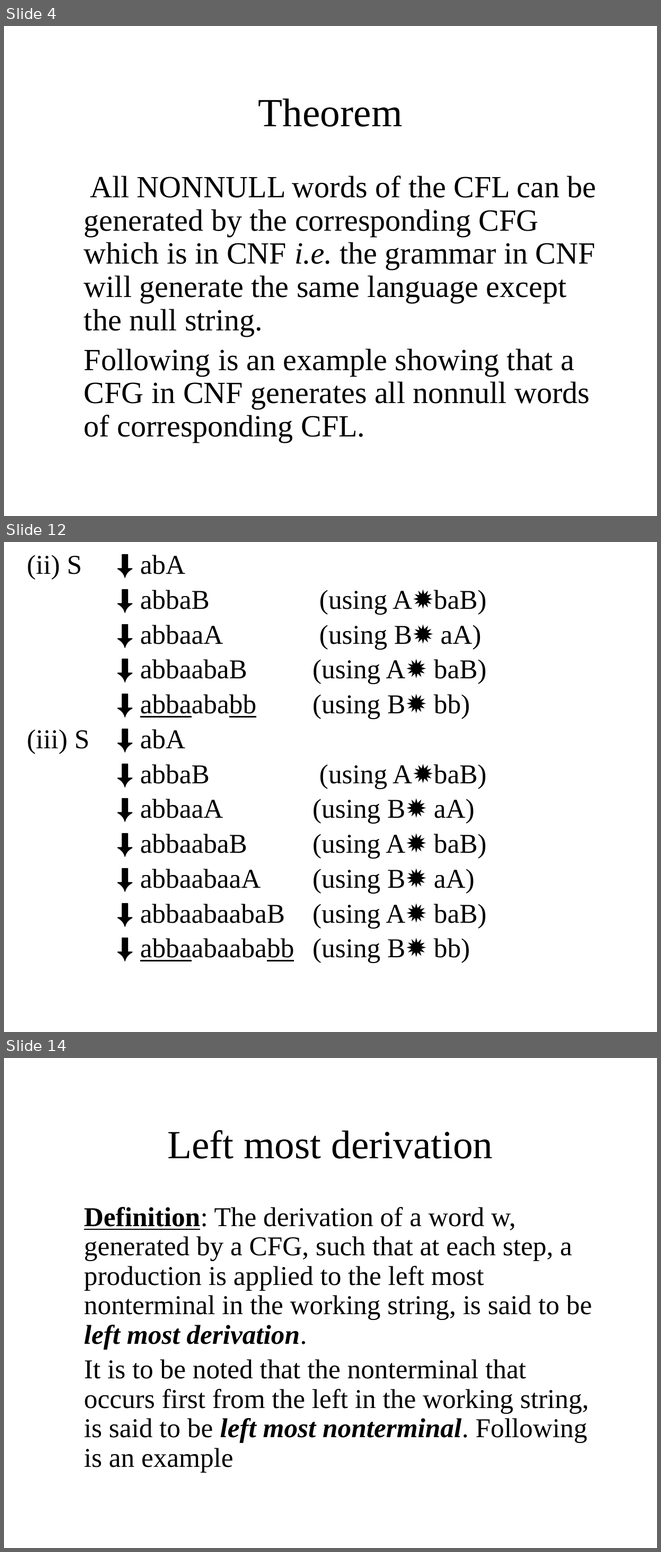
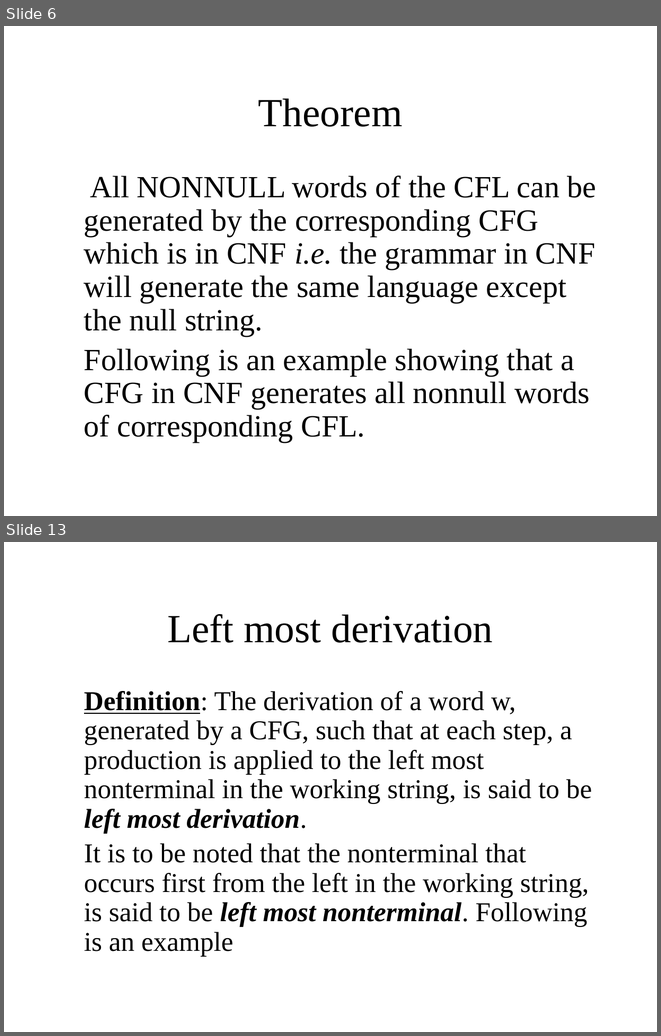
Before and after one commit to bamboat3/toa, a slide deck: Lesson 36.pptx. Shown one above the other, each under a label of ours: slides 4, 12 and 14 before the commit, slides 6 and 13 after it; the slides between them are not shown. The pictures are 661x1552 and 661x1036 pixels, drawn with LibreOffice and Linux fonts; fonts in the diff are those of the drawing. Boxes give left, top, right and bottom in pixels: in the first picture for what was removed or moved away, otherwise in the second. Text is boxed around its words. In the diff, an @@ line names an element or a change of style, - is before the commit and + after.

```diff
--- a/Lesson 36.pptx
+++ b/Lesson 36.pptx
@@ slide 12 removed at [4,542,657,1032], background #FFFFFF @@
@@ text removed at [27,555,487,963] @@
-(ii) S ⬇ abA
-⬇ abbaB (using A✹baB)
-⬇ abbaaA (using B✹ aA)
-⬇ abbaabaB (using A✹ baB)
-⬇ abbaababb (using B✹ bb)
-(iii) S ⬇ abA
-⬇ abbaB (using A✹baB)
-⬇ abbaaA (using B✹ aA)
-⬇ abbaabaB (using A✹ baB)
-⬇ abbaabaaA (using B✹ aA)
-⬇ abbaabaabaB (using A✹ baB)
-⬇ abbaabaababb (using B✹ bb)
@@ what was slide 4 is now slide 6 @@
@@ what was slide 14 is now slide 13 @@
```
Also in this commit, not shown: 4 slides changed, 10 slides added, 12 other slides removed, 1 other file.
